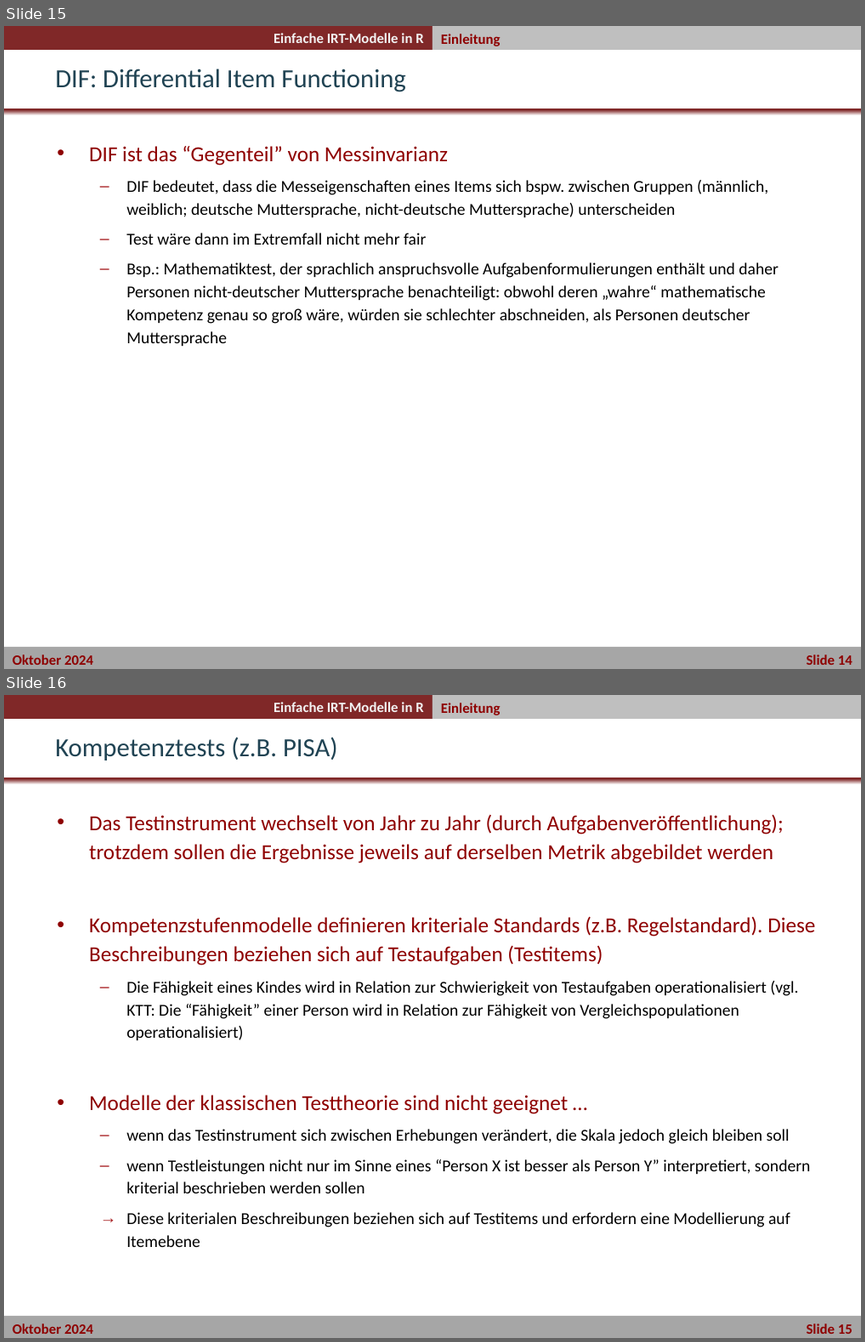
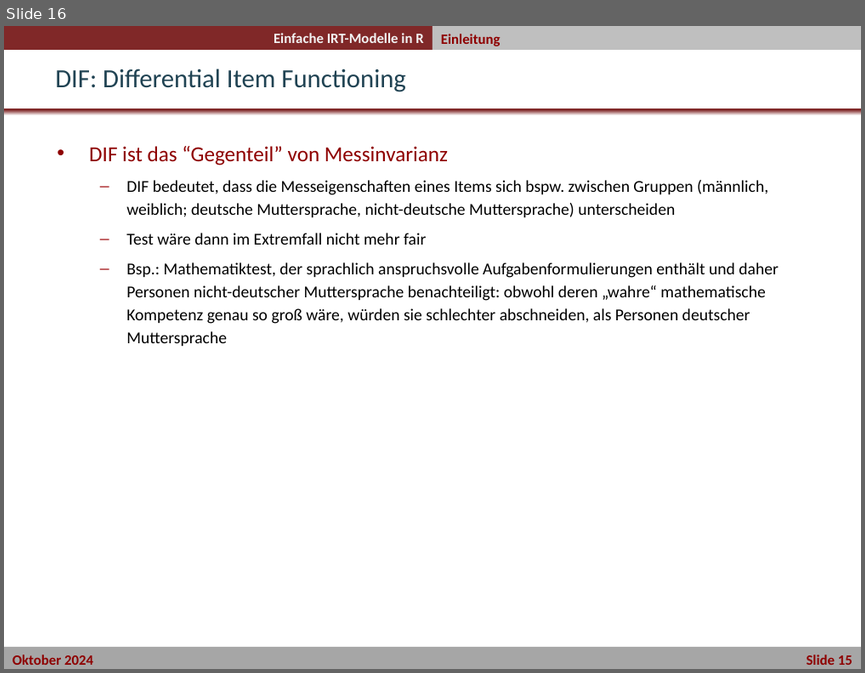
Before and after one commit to nickhaf/IRT_workshop, a slide deck: slides/IRT_Theorie/02_Uebung_einfache_IRT-Modelle_in_R.pptx. Shown one above the other, each under a label of ours: slides 15 and 16 before the commit, slide 16 after it. The pictures are 865x1342 and 865x673 pixels, drawn with LibreOffice and Linux fonts; fonts in the diff are those of the drawing; background and template pictures are left out. Boxes give left, top, right and bottom in pixels: in the first picture for what was removed or moved away, otherwise in the second. Text is boxed around its words. In the diff, an @@ line names an element or a change of style, - is before the commit and + after.

```diff
--- a/slides/IRT_Theorie/02_Uebung_einfache_IRT-Modelle_in_R.pptx
+++ b/slides/IRT_Theorie/02_Uebung_einfache_IRT-Modelle_in_R.pptx
@@ slide 16 removed at [4,695,861,1338], background #FFFFFF; not listed: 5 template elements that a slide beside it also shows @@
@@ text removed at [441,703,500,715] @@
-Einleitung
@@ title removed at [55,737,338,760] @@
-Kompetenztests (z.B. PISA)
@@ text removed at [89,814,815,1247] @@
-• Das Testinstrument wechselt von Jahr zu Jahr (durch Aufgabenveröffentlichung); trotzdem sollen die Ergebnisse jeweils auf derselben Metrik abgebildet werden
-• Kompetenzstufenmodelle definieren kriteriale Standards (z.B. Regelstandard). Diese Beschreibungen beziehen sich auf Testaufgaben (Testitems)
-  – Die Fähigkeit eines Kindes wird in Relation zur Schwierigkeit von Testaufgaben operationalisiert (vgl. KTT: Die “Fähigkeit” einer Person wird in Relation zur Fähigkeit von Vergleichspopulationen operationalisiert)
-• Modelle der klassischen Testtheorie sind nicht geeignet …
-  – wenn das Testinstrument sich zwischen Erhebungen verändert, die Skala jedoch gleich bleiben soll
-  – wenn Testleistungen nicht nur im Sinne eines “Person X ist besser als Person Y” interpretiert, sondern kriterial beschrieben werden sollen
-  → Diese kriterialen Beschreibungen beziehen sich auf Testitems und erfordern eine Modellierung auf Itemebene
@@ what was slide 15 is now slide 16 @@
@@ text in rectangle at [12,654,852,664]: text changed @@
-Oktober 2024 Slide 14
+Oktober 2024 Slide 15
```
Also in this commit, not shown: 1 slide added, 8 other slides removed, 1 other file.
